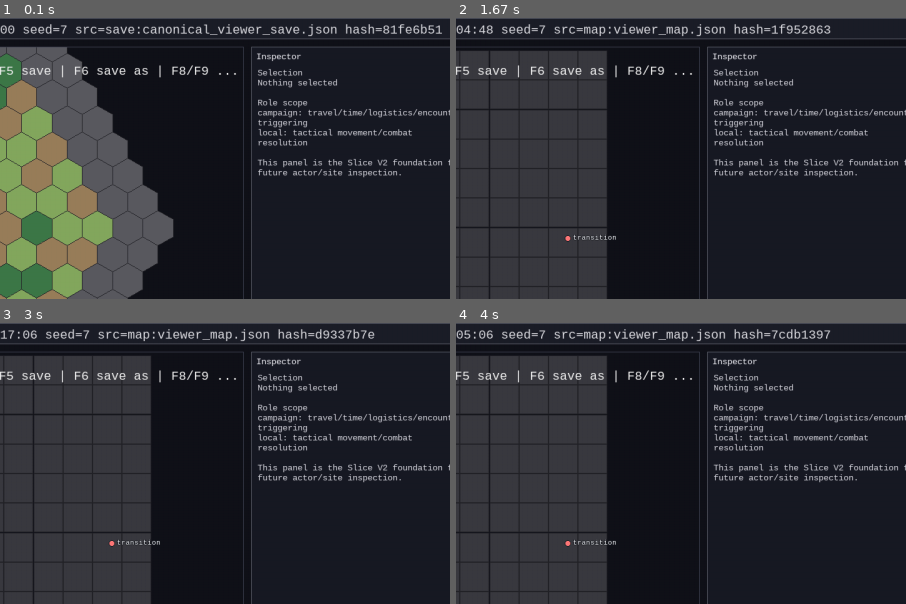
Above: before the commit, frames 1-4 (two rows, left to right).
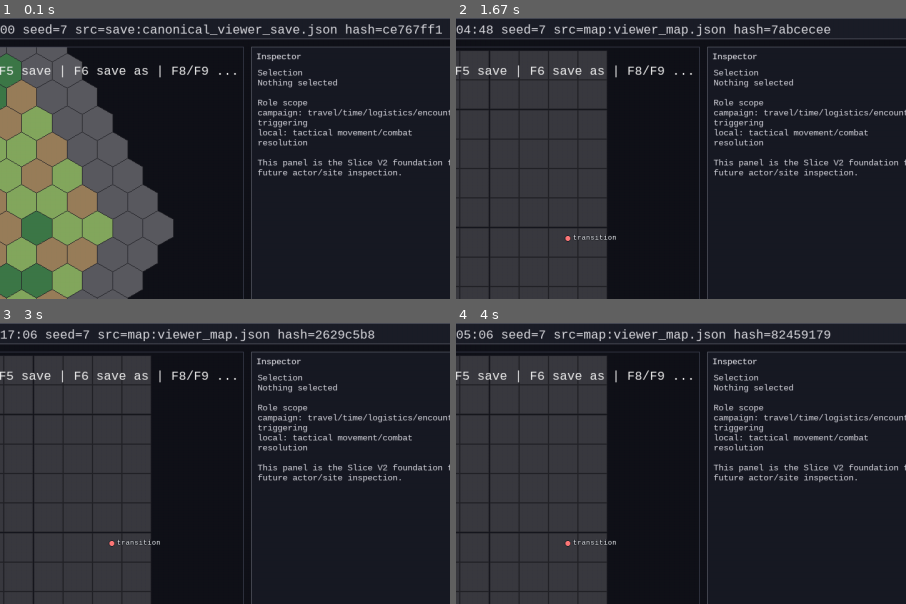
Above: after the commit, the same moments.

Repository: 7seasdotnet/Hexcrawler2
Game: pygame game, started from src/hexcrawler/__main__.py
Same seed, same stepped clock (60 frames per second), same inputs: the game is played once before the commit and once after it.
Inputs:
- Up to frame 1 (0.1 s): no input
- Up to frame 2 (1.67 s): hold D 0.33-0.8 s; hold F4 0.88-1.18 s; hold W 0.88-1.18 s; tap 3 at 1.22 s; hold W from 1.55 s (still down)
- Up to frame 3 (3 s): tap 2 at 1.7 s; release W at 1.85 s; hold D 1.88-2.35 s; tap 1 at 2.03 s; hold A 2.38-2.92 s; hold S from 2.95 s (still down)
- Up to frame 4 (4 s): tap 2 at 3.1 s; release S at 3.25 s; hold A 3.28-3.68 s; tap 1 at 3.43 s; hold W from 3.72 s (still down)
The pictures show only the part of the screen within x 47-97%, y 0-50%; the shares and areas given below are measured in that part.

The runs differ from the first frame. In frame 1, 0.2% of the frame differs, in the area x 85-97%, y 2-6%; in frame 2, 0.2%; in frame 3, 0.2%; in frame 4, 0.3%, in the area x 70-84%, y 2-6%.

Commit message:
Harden viewer return precision, movement stability, and runtime overhead

Diff:
--- a/src/hexcrawler/cli/pygame_viewer.py
+++ b/src/hexcrawler/cli/pygame_viewer.py
@@ -402,6 +402,23 @@
         return params
 
 
+@dataclass(frozen=True)
+class DebugPanelCacheKey:
+    tick: int
+    event_trace_size: int
+    signal_count: int
+    track_count: int
+    spawn_count: int
+    entity_count: int
+    rumor_signature: str
+
+
+@dataclass
+class DebugPanelRenderCache:
+    key: DebugPanelCacheKey | None = None
+    rows_by_section: dict[str, list[str]] = field(default_factory=dict)
+
+
 RUMOR_KIND_FILTER_ORDER: tuple[str | None, ...] = (None, "group_arrival", "claim_opportunity", "site_claim")
 
 
@@ -431,6 +448,14 @@
 
 def clamp01(value: float) -> float:
     return max(0.0, min(1.0, value))
+
+
+def compute_interpolation_alpha(*, elapsed_seconds: float, tick_duration_seconds: float) -> float:
+    if not math.isfinite(elapsed_seconds) or elapsed_seconds <= 0.0:
+        return 0.0
+    if not math.isfinite(tick_duration_seconds) or tick_duration_seconds <= 0.0:
+        return 1.0
+    return clamp01(elapsed_seconds / tick_duration_seconds)
 
 
 def lerp(start: float, end: float, alpha: float) -> float:
@@ -1408,6 +1433,40 @@
     return content_rect, wrapped_count
 
 
+def _debug_panel_cache_key(sim: Simulation, rumor_state: RumorPanelState) -> DebugPanelCacheKey:
+    rumor_signature = json.dumps({
+        "mode": rumor_state.mode,
+        "kind": rumor_state.kind_filter,
+        "site": rumor_state.site_key_filter,
+        "group": rumor_state.group_id_filter,
+        "cursor": rumor_state.cursor,
+        "rows": [str(row.get("rumor_id", "")) for row in rumor_state.rows if isinstance(row, dict)],
+        "outcome": rumor_state.outcome,
+    }, sort_keys=True)
+    return DebugPanelCacheKey(
+        tick=int(sim.state.tick),
+        event_trace_size=len(sim.state.event_trace),
+        signal_count=len(sim.state.world.signals),
+        track_count=len(sim.state.world.tracks),
+        spawn_count=len(sim.state.world.spawn_descriptors),
+        entity_count=len(sim.state.entities),
+        rumor_signature=rumor_signature,
+    )
+
+
+def build_debug_panel_render_cache(
+    sim: Simulation,
+    rumor_state: RumorPanelState,
+    cache: DebugPanelRenderCache,
+) -> dict[str, list[str]]:
+    next_key = _debug_panel_cache_key(sim, rumor_state)
+    if cache.key == next_key and cache.rows_by_section:
+        return cache.rows_by_section
+    cache.key = next_key
+    cache.rows_by_section = _debug_rows_by_section(sim, rumor_state)
+    return cache.rows_by_section
+
+
 def _debug_rows_by_section(sim: Simulation, rumor_state: RumorPanelState) -> dict[str, list[str]]:
     spawned_entities = [
         entity
@@ -1496,11 +1555,12 @@
     active_section: str,
     rumor_state: RumorPanelState,
     panel_rect: pygame.Rect,
+    cache: DebugPanelRenderCache,
 ) -> tuple[dict[str, pygame.Rect], dict[str, int]]:
     content_rect = _render_panel_frame(screen, panel_rect, "Debug / Event", font, bg_color=(22, 24, 33))
     section_rects: dict[str, pygame.Rect] = {}
 
-    rows_by_section = _debug_rows_by_section(sim, rumor_state)
+    rows_by_section = build_debug_panel_render_cache(sim, rumor_state, cache)
     section_counts = {section: len(rows) for section, rows in rows_by_section.items()}
 
     tab_x = content_rect.x
@@ -1926,7 +1986,7 @@
         del recent_saves[RECENT_SAVES_LIMIT:]
 
     def load_simulation_from_path(path_value: str) -> bool:
-        nonlocal sim, context_menu, previous_snapshot, current_snapshot, last_tick_time, status_message
+        nonlocal sim, context_menu, previous_snapshot, current_snapshot, last_tick_time, status_message, last_sent_move_vector
         try:
             sim = runtime_controller.load_simulation(path_value)
             previous_snapshot = extract_render_snapshot(sim)
@@ -1935,6 +1995,7 @@
             context_menu = None
             push_recent_save(path_value)
             status_message = f"loaded {path_value}"
+            last_sent_move_vector = (0.0, 0.0)
             return True
         except Exception as exc:
             status_message = f"load failed: {exc}"
@@ -2054,6 +2115,7 @@
     active_panel_section = "encounters"
     rumor_panel_state = RumorPanelState()
     show_local_arena_overlay = False
+    debug_panel_cache = DebugPanelRenderCache()
 
     accumulator = 0.0
     running = True
@@ -2067,9 +2129,11 @@
     push_recent_save(save_path)
     push_recent_save(load_save)
     status_message: str | None = None
+    last_sent_move_vector = (0.0, 0.0)
 
     while running:
-        dt = clock.tick(60) / 1000.0
+        target_fps = 30 if runtime_state.paused else 60
+        dt = clock.tick(target_fps) / 1000.0
         accumulator += dt
 
         for event in pygame_module.event.get():
@@ -2091,6 +2155,7 @@
                 current_snapshot = previous_snapshot
                 last_tick_time = pygame_module.time.get_ticks() / 1000.0
                 status_message = f"new simulation map={runtime_state.map_path} seed={sim.seed}"
+                last_sent_move_vector = (0.0, 0.0)
             elif event.type == pygame_module.KEYDOWN and event.key == pygame_module.K_F5:
                 saved_path = runtime_controller.save_simulation()
                 push_recent_save(saved_path)
@@ -2242,7 +2307,9 @@
         move_x, move_y = _current_input_vector()
         if not rumor_panel_state.request_pending:
             _refresh_rumor_query(controller, rumor_panel_state)
-        controller.set_move_vector(move_x, move_y)
+        if (move_x, move_y) != last_sent_move_vector:
+            controller.set_move_vector(move_x, move_y)
+            last_sent_move_vector = (move_x, move_y)
 
         while accumulator >= SIM_TICK_SECONDS:
             if not runtime_state.paused:
@@ -2254,7 +2321,10 @@
 
         now_seconds = pygame_module.time.get_ticks() / 1000.0
         _consume_rumor_outcome(sim, rumor_panel_state)
-        alpha = clamp01((now_seconds - last_tick_time) / tick_duration_seconds)
+        alpha = compute_interpolation_alpha(
+            elapsed_seconds=now_seconds - last_tick_time,
+            tick_duration_seconds=tick_duration_seconds,
+        )
 
         player = sim.state.entities.get(PLAYER_ID)
         current_space_id = _entity_space_id(player) if player is not None else "overworld"
@@ -2304,6 +2374,7 @@
             active_panel_section,
             rumor_panel_state,
             layout.debug_panel,
+            debug_panel_cache,
         )
         _draw_context_menu(screen, font, context_menu, viewport_rect)
         pygame_module.display.flip()
--- a/src/hexcrawler/sim/encounters.py
+++ b/src/hexcrawler/sim/encounters.py
@@ -3,6 +3,7 @@
 import copy
 import hashlib
 import json
+import math
 from typing import Any
 
 from hexcrawler.content.encounters import EncounterTable
@@ -591,10 +592,12 @@
         participant_remove_ids: list[str] = []
         participant_reason = "resolved"
         from_location_payload = event.params.get("from_location")
+        origin_position: dict[str, float] | None = None
         transition_plan: dict[str, Any] | None = None
         to_spawn_coord: dict[str, int] | None = None
         if entity_id is not None and resolved_spawn_coord is not None:
             entity = sim.state.entities[entity_id]
+            origin_position = {"x": float(entity.position_x), "y": float(entity.position_y)}
             from_location_payload = sim._entity_location_ref(entity).to_dict()
             spawn_entity_id = f"encounter_participant:{request_event_id}:0"
             participant_coord, participant_placement_rule = self._resolve_participant_placement(
@@ -853,6 +856,7 @@
                 "origin_space_id": from_space_id,
                 "from_location": copy.deepcopy(from_location_payload),
                 "origin_location": copy.deepcopy(origin_location),
+                "origin_position": copy.deepcopy(origin_position),
                 "return_spawn_coord": copy.deepcopy(from_location_payload.get("coord", {})),
                 "started_tick": int(event.tick),
                 "site_key": copy.deepcopy(normalized_site_key),
@@ -1048,6 +1052,7 @@
         reason = "resolved"
         to_space_id = None
         to_coord = None
+        restore_mode = "derived_coord_fallback"
         actor_space_id_before = None
         actor_space_id_after = None
         origin_space_id = str(event.params.get("origin_space_id", "")) if isinstance(event.params.get("origin_space_id"), str) else None
@@ -1085,9 +1090,27 @@
                     reason = "invalid_origin_location_for_space"
                 else:
                     entity = sim.state.entities[entity_id]
-                    entity.space_id = to_space_id
-                    entity.position_x = next_x
-                    entity.position_y = next_y
+                    exact_origin_position = self._normalize_origin_position_payload(
+                        origin_position_payload=context.get("origin_position"),
+                    )
+                    if (
+                        exact_origin_position is not None
+                        and sim._position_is_within_world(
+                            exact_origin_position["x"],
+                            exact_origin_position["y"],
+                            space_id=to_space_id,
+                        )
+                    ):
+                        entity.space_id = to_space_id
+                        entity.position_x = float(exact_origin_position["x"])
+                        entity.position_y = float(exact_origin_position["y"])
+                        restore_mode = "exact_position"
+                    else:
+                        entity.space_id = to_space_id
+                        entity.position_x = next_x
+                        entity.position_y = next_y
+                        restore_mode = "derived_coord_fallback"
+                    to_coord = copy.deepcopy(sim._entity_location_ref(entity).coord)
                     applied = True
                     actor_space_id_after = str(entity.space_id)
 
@@ -1140,6 +1163,7 @@
                 "actor_space_id_after": actor_space_id_after,
                 "from_location": copy.deepcopy(event.params.get("from_location")),
                 "to_coord": to_coord,
+                "restore_mode": restore_mode,
                 "applied": applied,
                 "reason": reason,
                 "space_persisted": True,
@@ -1192,6 +1216,7 @@
                 origin_location_payload=context.get("origin_location", from_location),
                 legacy_coord=return_spawn_coord,
             )
+            origin_position = self._normalize_origin_position_payload(context.get("origin_position"))
             if not isinstance(from_location, dict) or not isinstance(return_spawn_coord, dict):
                 continue
             if not isinstance(origin_space_id, str) or not origin_space_id:
@@ -1209,6 +1234,7 @@
                 "origin_space_id": origin_space_id,
                 "from_location": copy.deepcopy(from_location),
                 "origin_location": copy.deepcopy(origin_location),
+                "origin_position": copy.deepcopy(origin_position),
                 "return_spawn_coord": copy.deepcopy(return_spawn_coord),
                 "started_tick": int(context.get("started_tick", 0)),
                 "site_key": self._normalize_site_key_payload(context.get("site_key")),
@@ -2210,6 +2236,19 @@
         except (KeyError, TypeError, ValueError):
             return None
         return location.to_dict()
+
+    @staticmethod
+    def _normalize_origin_position_payload(origin_position_payload: Any) -> dict[str, float] | None:
+        if not isinstance(origin_position_payload, dict):
+            return None
+        try:
+            x = float(origin_position_payload["x"])
+            y = float(origin_position_payload["y"])
+        except (KeyError, TypeError, ValueError):
+            return None
+        if not math.isfinite(x) or not math.isfinite(y):
+            return None
+        return {"x": x, "y": y}
 
     @staticmethod
     def _select_entity_id(sim: Simulation, *, from_space_id: str) -> str | None:
--- a/tests/test_local_encounter_return.py
+++ b/tests/test_local_encounter_return.py
@@ -364,3 +364,47 @@
     assert return_event["params"]["origin_space_id"] == CAMPAIGN_SPACE_ID
     assert return_event["params"]["actor_space_id_before"] == local_space_id
     assert return_event["params"]["actor_space_id_after"] == CAMPAIGN_SPACE_ID
+
+
+def test_local_encounter_return_restores_exact_campaign_position() -> None:
+    sim = _build_sim(seed=101)
+    sim.state.entities["scout"].position_x = 12.37
+    sim.state.entities["scout"].position_y = 21.61
+
+    _schedule_request(sim)
+    sim.advance_ticks(3)
+    _issue_end_intent(sim)
+    sim.advance_ticks(3)
+
+    returned = sim.state.entities["scout"]
+    assert returned.space_id == CAMPAIGN_SPACE_ID
+    assert returned.position_x == 12.37
+    assert returned.position_y == 21.61
+
+    return_event = _trace_by_type(sim, LOCAL_ENCOUNTER_RETURN_EVENT_TYPE)[0]
+    assert return_event["params"]["restore_mode"] == "exact_position"
+
+
+def test_local_encounter_return_restores_exact_campaign_position_after_save_load() -> None:
+    sim = _build_sim(seed=102)
+    sim.state.entities["scout"].position_x = 12.49
+    sim.state.entities["scout"].position_y = 21.13
+
+    _schedule_request(sim)
+    sim.advance_ticks(3)
+
+    payload = sim.simulation_payload()
+    loaded = Simulation.from_simulation_payload(payload)
+    loaded.register_rule_module(LocalEncounterRequestModule())
+    loaded.register_rule_module(LocalEncounterInstanceModule())
+
+    _issue_end_intent(loaded)
+    loaded.advance_ticks(3)
+
+    returned = loaded.state.entities["scout"]
+    assert returned.space_id == CAMPAIGN_SPACE_ID
+    assert returned.position_x == 12.49
+    assert returned.position_y == 21.13
+
+    return_event = _trace_by_type(loaded, LOCAL_ENCOUNTER_RETURN_EVENT_TYPE)[0]
+    assert return_event["params"]["restore_mode"] == "exact_position"
--- a/tests/test_pygame_viewer_layout.py
+++ b/tests/test_pygame_viewer_layout.py
@@ -2,7 +2,9 @@
 
 from hexcrawler.cli.pygame_viewer import (
     PLAYER_ID,
+    DebugPanelRenderCache,
     EncounterPanelScrollState,
+    RumorPanelState,
     SimulationController,
     _clamp_scroll_offset,
     _compute_viewer_layout,
@@ -10,6 +12,8 @@
     _wrap_text_to_pixel_width,
     _build_viewer_simulation,
     _ensure_pygame_imported,
+    build_debug_panel_render_cache,
+    compute_interpolation_alpha,
 )
 
 
@@ -92,3 +96,24 @@
     controller.tick_once()
 
     assert sim.state.tick == tick_before + 1
+
+
+def test_compute_interpolation_alpha_is_clamped_and_stable() -> None:
+    assert compute_interpolation_alpha(elapsed_seconds=-1.0, tick_duration_seconds=0.1) == 0.0
+    assert compute_interpolation_alpha(elapsed_seconds=0.05, tick_duration_seconds=0.1) == 0.5
+    assert compute_interpolation_alpha(elapsed_seconds=0.2, tick_duration_seconds=0.1) == 1.0
+
+
+def test_debug_panel_render_cache_reuses_rows_when_inputs_unchanged() -> None:
+    sim = _build_viewer_simulation("content/examples/basic_map.json", with_encounters=False)
+    rumor_state = RumorPanelState()
+    cache = DebugPanelRenderCache()
+
+    rows_first = build_debug_panel_render_cache(sim, rumor_state, cache)
+    rows_second = build_debug_panel_render_cache(sim, rumor_state, cache)
+
+    assert rows_first is rows_second
+
+    sim.advance_ticks(1)
+    rows_third = build_debug_panel_render_cache(sim, rumor_state, cache)
+    assert rows_third is not rows_second
Not shown, changed: docs/STATUS.md
